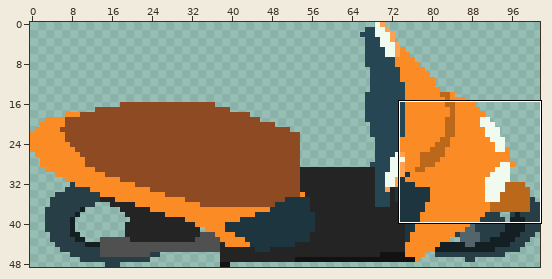
A sprite sheet gets an edit: images/motorbike-motorbike1parked-000.png. The picture above shows the old version from afar; the outline marks the close-up.
Close-up. Old version:
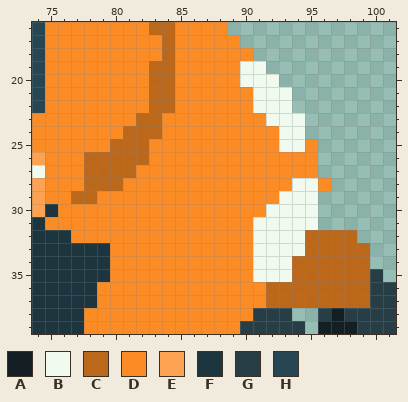
The file is 102x49 pixels. Shown: x 74..101, y 16..39.
Palette (. is transparent): A #141f24  B #f1faee  C #bc681b  D #fb8b24  E #fca250  F #1c353e  G #273e47  H #264653
Pixels before, first column x 74:
16 HDDDDDDDDCCDDDD.............
17 HDDDDDDDDDCDDDDD............
18 HDDDDDDDDDCDDDDDD...........
19 HDDDDDDDDCCDDDDDBB..........
20 HDDDDDDDDCCDDDDDBBB.........
21 HDDDDDDDDCCDDDDDDBBB........
22 HDDDDDDDDCCDDDDDDBBB........
23 DDDDDDDDCCDDDDDDDDBBB.......
24 DDDDDDDCCCDDDDDDDDDBB.......
25 DDDDDDCCCDDDDDDDDDDBBD......
26 EDDDCCCCCDDDDDDDDDDDDD......
27 BDDDCCCCDDDDDDDDDDDDDD......
28 EDDDCCCDDDDDDDDDDDDDBBD.....
29 EDDCCDDDDDDDDDDDDDDBBB......
30 EFDDDDDDDDDDDDDDDDBBBB......
31 FDDDDDDDDDDDDDDDDBBBBB......
32 FFFDDDDDDDDDDDDDDBBBBCCCC...
33 FFFFFFDDDDDDDDDDDBBBBCCCCC..
34 FFFFFFDDDDDDDDDDDBBBCCCCCC..
35 FFFFFFDDDDDDDDDDDBBBCCCCCCG.
36 FFFFFDDDDDDDDDDDDDCCCCCCCCGG
37 FFFFFDDDDDDDDDDDDDCCCCCCCCGG
38 FFFFDDDDDDDDDDDDDGGG..GAGGGG
39 FFFFDDDDDDDDDDDDGGGGG.AAAGGG
And afterwards:
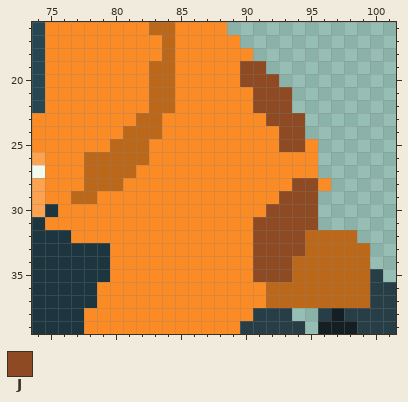
Colours new in this view: J #8e4a23
Difference:
y 19: x 90..91 BB -> JJ
y 20: x 90..92 BBB -> JJJ
y 21..22: x 91..93 BBB -> JJJ
y 23: x 92..94 BBB -> JJJ
y 24..25: x 93..94 BB -> JJ
y 28: x 94..95 BB -> JJ
y 29: x 93..95 BBB -> JJJ
y 30: x 92..95 BBBB -> JJJJ
y 31: x 91..95 BBBBB -> JJJJJ
y 32..33: x 91..94 BBBB -> JJJJ
y 34..35: x 91..93 BBB -> JJJ
Boxes around the changes in both close-ups, in picture pixels (x1, y1, x2, y2):
changed: (240, 61, 318, 282)
